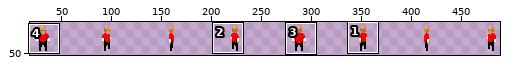
Sprite sheet -- Sprite-0002.png. The first picture is a wide view before the edit; the outline marks the close-up.
Close-up. As it was:
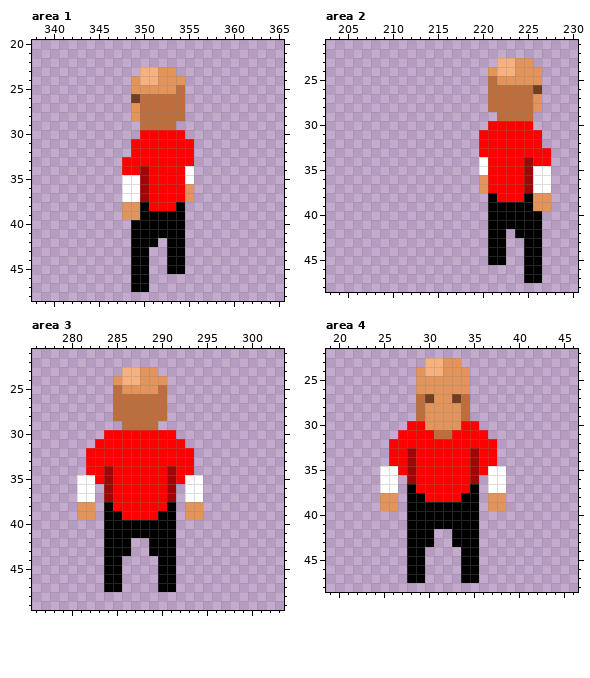
The file is 512x64 pixels. Shown: area 1: x 338..365, y 20..48; area 2: x 203..230, y 21..48; area 3: x 276..303, y 21..49; area 4: x 19..46, y 22..48. The wide view leaves out empty margins.
And afterwards:
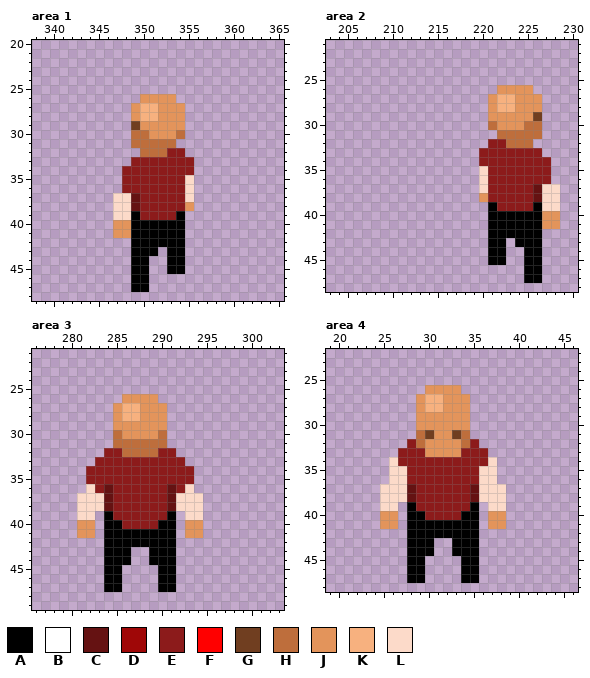
Palette (. is transparent): A #000000  B #ffffff  C #651212  D #9f0707  E #8c1b1b  F #ff0000  G #703e20  H #be6e3c  J #e3945b  K #f7b17f  L #fcdac9
The exact change:
Changed rows in their new state; - is an unchanged pixel.
Area 1:
first column x 347:
23 ---....--
24 --......-
25 --......-
26 --.JJJJ.-
27 ---KKJJJ-
28 ---KKJJJ-
29 --GJJJJJ-
30 --HHJJJH-
31 --HHHHH..
32 --.HHHEE.
33 -.EEEEEEE
34 -EEEEEEEE
35 -EEEEEEEL
36 -EEEEEEEL
37 LLCEEEEEL
38 LLCEEEEEJ
39 LLAEEEE--
40 JJ-------
41 JJ-------
42 -----A---
43 ----A----
Area 2:
first column x 220:
23 --....---
24 -......--
25 -......--
26 -.JJJJ.--
27 -JKKJJ---
28 -JKKJJ---
29 -JJJJJG--
30 -HJJJHH--
31 ..HHHHH--
32 .EEHHH.--
33 EEEEEEE.-
34 EEEEEEEE-
35 LEEEEEEE-
36 LEEEEEEE-
37 LEEEEECLL
38 JEEEEECLL
39 --EEEEALL
40 -------JJ
41 -------JJ
42 ---A-----
43 ----A----
Area 3:
first column x 281:
23 -----....-----
24 ----......----
25 ----......----
26 ----.JJJJ.----
27 ----JKKJJJ----
28 ----JKKJJJ----
29 ----JJJJJJ----
30 ---.HJJJJH.---
31 --..HHHHHH..--
32 -..EEHHHHEE..-
33 -.EEEEEEEEEE.-
34 -EEEEEEEEEEEE-
35 .EEEEEEEEEEEE.
36 .LECEEEEEECEL.
37 LLLCEEEEEECLLL
38 LLLCEEEEEECLLL
39 LL--EEEEEE--LL
40 JJ---EEEE---JJ
41 JJ----------JJ
42 ------AA------
44 -----A--A-----
Area 4:
first column x 25:
23 -----....-----
24 ----......----
25 ----......----
26 ----.----.----
27 ----JKK-JJ----
28 ----JKK--J----
29 ----J----J----
30 ---.J----J.---
31 --..HGJJGH..--
32 -..EHJJJJHE..-
33 -.EEEJJJJEEE.-
34 -LEEEEEEEEEEL-
35 .LLEEEEEEEELL.
36 .LLEEEEEEEELL.
37 LLLCEEEEEECLLL
38 LLLCEEEEEECLLL
39 LL--EEEEEE--LL
40 JJ---EEEE---JJ
41 JJ----------JJ
42 ------AA------
44 -----A--A-----
Pixel boxes of the changes (left, top, right, bottom) in both close-ups:
changed: (113, 67, 194, 256)
changed: (479, 58, 560, 247)
changed: (77, 367, 203, 565)
changed: (380, 358, 506, 556)
